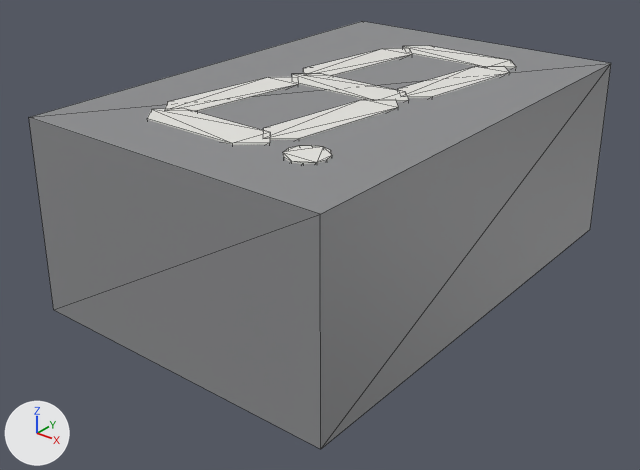
Before and after pictures for a commit that changed the glTF model gpio-dashboard/src/renderer/public/models/parts/seven-segment-ca.glb.
Rendered twice from a 50 mm camera at (24.3, -18.0, 17.4) aimed at (4.9, 6.3, 2.3). The axes (+X, +Y, +Z) are drawn at lower left. The lights are the same throughout. The older version comes first. Mesh edges are drawn as thin lines. Where no turn or scale is listed for an object, it has been applied to the vertices. Vertices at exactly the same position are counted once.

Objects in the first picture: 'body', 'seg-a', 'seg-b', 'seg-c', 'seg-d', 'seg-dp', 'seg-e', 'seg-f', 'seg-g'.
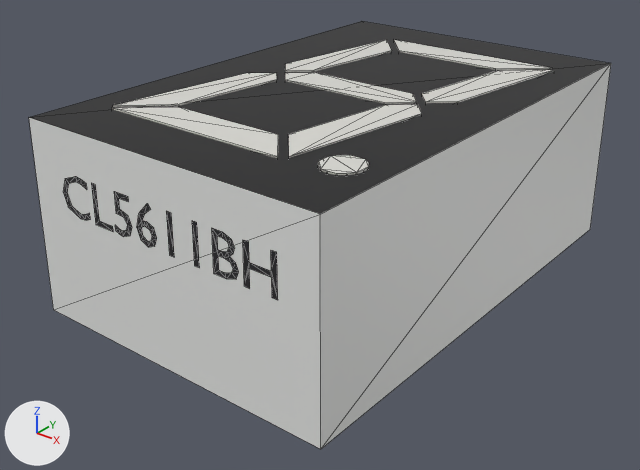
Diff of the bpy script that builds the scene:
```diff
--- a/gpio-dashboard/src/renderer/public/models/parts/seven-segment-ca.glb.py
+++ b/gpio-dashboard/src/renderer/public/models/parts/seven-segment-ca.glb.py
@@ mat_face @@
 mat_face = principled_material('face')
-mat_face.base_color = (0.262, 0.266, 0.275)  # grey #8c8d8f
+mat_face.base_color = (0.00439, 0.00439, 0.00518)  # black #0e0e10
@@ mat_housing @@
+mat_housing = principled_material('housing')
+mat_housing.base_color = (0.791, 0.799, 0.784)  # white #e6e7e5
@@ me_body @@
-me_body.from_pydata(...)  # 8 vertices, 12 faces; spans x -6.4..6.4, y -9.5..9.5, z -3.7..3.7
+me_body.from_pydata(...)  # 117 vertices, 111 faces; spans x -6.4..6.4, y -9.5..9.5, z -3.7..3.7
+# me_body part 1: a new loose piece of 26 vertices spanning x 2.3..3.3, y -9.5, z 0.7..2.2, in mat_marking (black #232326)
+# me_body part 2: a new loose piece of 21 vertices spanning x -1.1..-0.2, y -9.5, z 0.6..2.2, in mat_marking (black #232326)
+# me_body part 3: a new loose piece of 18 vertices spanning x -2.2..-1.3, y -9.5, z 0.6..2.2, in mat_marking (black #232326)
+# me_body part 4: a new loose piece of 18 vertices spanning x -4.8..-3.5, y -9.5, z 0.6..2.2, in mat_marking (black #232326)
+# me_body part 5: 20 vertices added at x 0.3..4.8, y -9.5, z 0.7..2.2
+# me_body part 6: 6 vertices added at x -3.2..-2.3, y -9.5, z 0.7..2.2
+# me_body part 7: 10 faces spanning x -6.4..6.4, y -9.5..9.5, z -3.7..3.7 switch from mat_face (grey #8c8d8f) to mat_housing (white #e6e7e5)
+me_body.materials.append(mat_marking)  # black #232326
@@ me_seg_a @@
 # used by ob_seg_a; parent = ob_seven_segment_ca; location = (5.974, 13.98, 7.7); scale = (2.7, 2.7, 2.7)
-me_seg_a.from_pydata(...)  # 12 vertices, 20 faces; spans x -1.0..1.0, y -0.28..0.28, z -0.11..0.11
+me_seg_a.from_pydata(...)  # 8 vertices, 10 faces; spans x -1.0..1.0, y -0.2..0.2, z -0.08..0.08
+# me_seg_a part 8: the whole mesh is rebuilt
 me_seg_a.materials.append(mat_segment)
@@ me_seg_b @@
 # used by ob_seg_b; parent = ob_seven_segment_ca; location = (7.778, 10.8, 7.7); scale = (3.03, 3.03, 3.03)
-me_seg_b.from_pydata(...)  # 12 vertices, 20 faces; spans x -0.35..0.35, y -1.0..1.0, z -0.1..0.1
+me_seg_b.from_pydata(...)  # 10 vertices, 13 faces; spans x -0.35..0.35, y -1.0..1.0, z -0.09..0.09
+# me_seg_b part 9: the whole mesh is rebuilt
 me_seg_b.materials.append(mat_segment)
@@ me_seg_c @@
 # used by ob_seg_c; parent = ob_seven_segment_ca; location = (6.884, 4.44, 7.7); scale = (3.03, 3.03, 3.03)
-me_seg_c.from_pydata(...)  # 12 vertices, 20 faces; spans x -0.35..0.35, y -1.0..1.0, z -0.1..0.1
+me_seg_c.from_pydata(...)  # 10 vertices, 13 faces; spans x -0.32..0.32, y -1.0..1.0, z -0.09..0.09
+# me_seg_c part 10: the whole mesh is rebuilt
 me_seg_c.materials.append(mat_segment)
@@ me_seg_d @@
 # used by ob_seg_d; parent = ob_seven_segment_ca; location = (4.186, 1.26, 7.7); scale = (2.7, 2.7, 2.7)
-me_seg_d.from_pydata(...)  # 12 vertices, 20 faces; spans x -1.0..1.0, y -0.28..0.28, z -0.11..0.11
+me_seg_d.from_pydata(...)  # 8 vertices, 10 faces; spans x -1.0..1.0, y -0.2..0.2, z -0.08..0.08
+# me_seg_d part 11: the whole mesh is rebuilt
 me_seg_d.materials.append(mat_segment)
@@ me_seg_dp @@
-me_seg_dp.from_pydata(...)  # 24 vertices, 44 faces; spans x -0.75..0.75, y -0.75..0.75, z -0.3..0.3
+me_seg_dp.from_pydata(...)  # 32 vertices, 46 faces; spans x -0.75..0.75, y -0.75..0.75, z -0.3..0.3
+# me_seg_dp part 12
+# 12 vertices are removed from x -0.65..0.65, y -0.65..0.65, z -0.3..0.3
+# 42 faces are deleted
+# 4 vertices move from x -0.65..0.65, y -0.37..0.37, z -0.3 to x -0.69..0.69, y -0.29..0.29, z -0.3
+# 12 vertices are added at x -0.69..0.69, y -0.69..0.69, z -0.3..0.3
+# 8 new vertices lie (0.0, 0.0, 0.6) away from vertices in x -0.53..0.53, y -0.69..0.69, z -0.3
+# 44 new faces join them
 me_seg_dp.materials.append(mat_segment)
@@ me_seg_e @@
 # used by ob_seg_e; parent = ob_seven_segment_ca; location = (2.382, 4.44, 7.7); scale = (3.03, 3.03, 3.03)
-me_seg_e.from_pydata(...)  # 12 vertices, 20 faces; spans x -0.35..0.35, y -1.0..1.0, z -0.1..0.1
+me_seg_e.from_pydata(...)  # 10 vertices, 13 faces; spans x -0.35..0.35, y -1.0..1.0, z -0.09..0.09
+# me_seg_e part 13: the whole mesh is rebuilt
 me_seg_e.materials.append(mat_segment)
@@ me_seg_f @@
 # used by ob_seg_f; parent = ob_seven_segment_ca; location = (3.276, 10.8, 7.7); scale = (3.03, 3.03, 3.03)
-me_seg_f.from_pydata(...)  # 12 vertices, 20 faces; spans x -0.35..0.35, y -1.0..1.0, z -0.1..0.1
+me_seg_f.from_pydata(...)  # 10 vertices, 13 faces; spans x -0.32..0.32, y -1.0..1.0, z -0.09..0.09
+# me_seg_f part 14: the whole mesh is rebuilt
 me_seg_f.materials.append(mat_segment)
@@ ob_seg_c @@
 ob_seg_c.parent = ob_seven_segment_ca
-ob_seg_c.location = (6.884, 4.44, 7.7)
-ob_seg_c.scale = (3.03, 3.03, 3.03)
+ob_seg_c.location = (7.883, 4.065, 7.7)
+ob_seg_c.scale = (3.34, 3.34, 3.34)
@@ ob_seg_e @@
 ob_seg_e.parent = ob_seven_segment_ca
-ob_seg_e.location = (2.382, 4.44, 7.7)
-ob_seg_e.scale = (3.03, 3.03, 3.03)
+ob_seg_e.location = (1.278, 4.065, 7.7)
+ob_seg_e.scale = (3.34, 3.34, 3.34)
@@ ob_seg_f @@
 ob_seg_f.parent = ob_seven_segment_ca
-ob_seg_f.location = (3.276, 10.8, 7.7)
-ob_seg_f.scale = (3.03, 3.03, 3.03)
+ob_seg_f.location = (2.277, 11.18, 7.7)
+ob_seg_f.scale = (3.34, 3.34, 3.34)
```

Where the change shows, as pixel boxes (x1, y1, x2, y2) in the pictures (640 x 470 px):
'body', recoloured, reshaped (grey to white)
    both: (29, 21, 611, 449)
'seg-c', reshaped, moved, rescaled (31% taller)
    before: (263, 99, 398, 140)
    after: (288, 104, 422, 158)
'seg-e', reshaped, moved, rescaled (23% wider)
    before: (165, 77, 298, 112)
    after: (113, 73, 277, 107)
'seg-d', reshaped (35% wider, 41% taller)
    before: (147, 109, 270, 145)
    after: (112, 107, 278, 158)
'seg-b', reshaped (18% wider)
    before: (398, 66, 510, 98)
    after: (422, 70, 554, 103)
'seg-f', reshaped, moved, rescaled (14% taller)
    before: (303, 48, 412, 76)
    after: (285, 40, 392, 72)
'seg-a', reshaped
    before: (403, 46, 516, 68)
    after: (394, 40, 552, 70)
'seg-dp', reshaped
    before: (283, 145, 332, 164)
    after: (318, 155, 369, 175)
part 1 of me_body, added
    after: (212, 228, 239, 279)
part 2 of me_body, added
    after: (137, 203, 157, 247)
part 3 of me_body, added
    after: (114, 191, 132, 237)
part 4 of me_body, added
    after: (63, 176, 90, 220)
part 5 of me_body, added
    after: (166, 211, 278, 300)
part 6 of me_body, added
    after: (91, 183, 113, 232)
part 7 of me_body, recoloured (grey to white)
    both: (29, 64, 611, 449)
